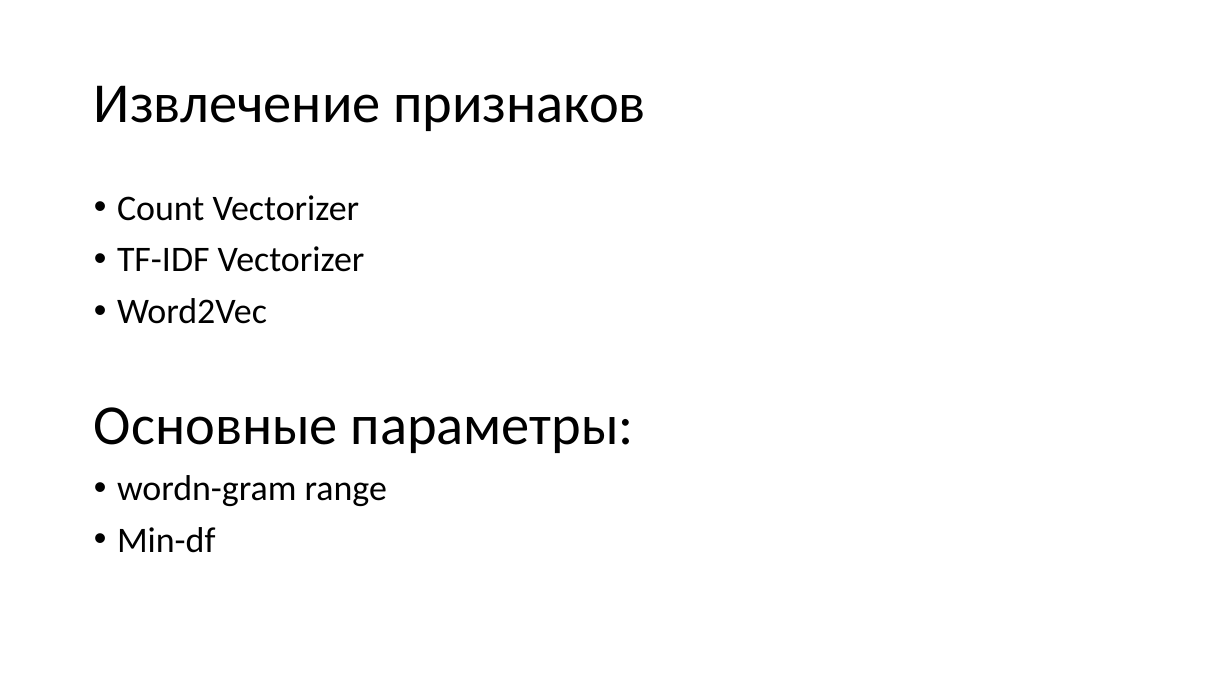
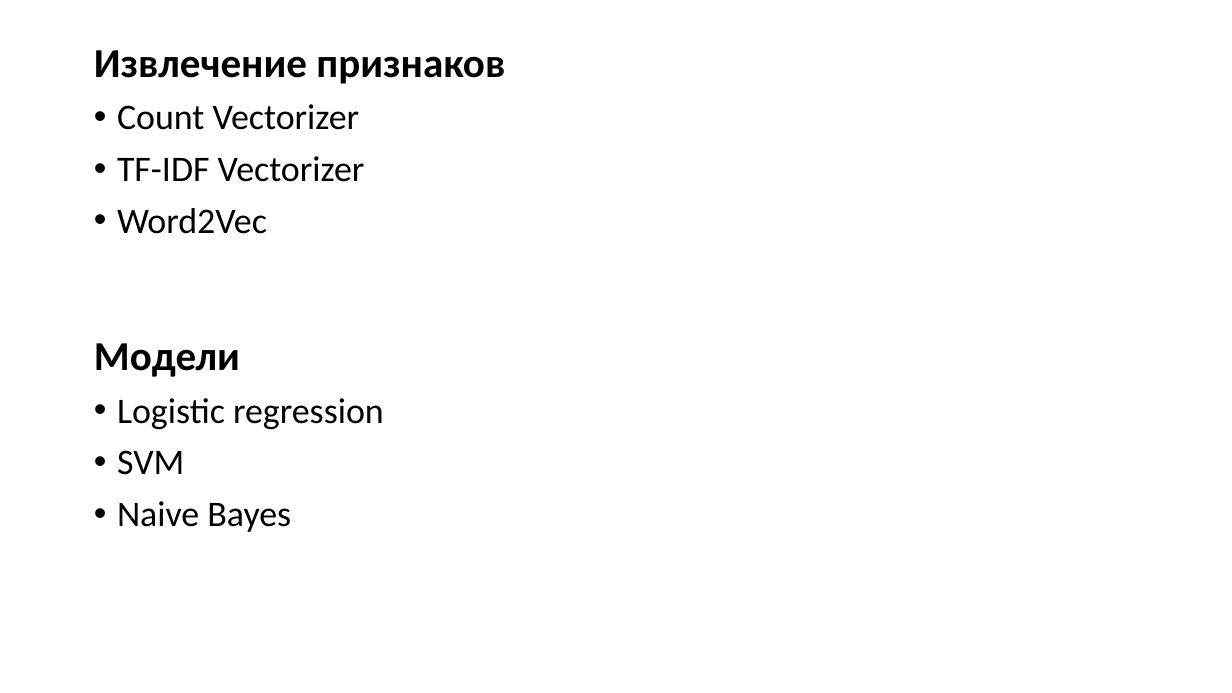
Before and after one commit to LoskutovAnton/Tweets-Sentiment-Analysis, a slide deck: slide 4 of twiton.pptx. Drawn at 1232x693 pixels with LibreOffice and Linux fonts; fonts in the diff are those of the drawing; background and template pictures are left out. Boxes give left, top, right and bottom in pixels: in the first picture for what was removed or moved away, otherwise in the second. Text is boxed around its words. In the diff, an @@ line names an element or a change of style, - is before the commit and + after.

```diff
--- a/twiton.pptx
+++ b/twiton.pptx
@@ text "Извлечение признаков": place and size @@
-text "Извлечение признаков" at box(94, 195, 634, 553)
+text "Извлечение признаков" at box(94, 50, 505, 532)
@@ text at box(94, 50, 505, 84): paragraph added @@
+Извлечение признаков
@@ title removed at box(94, 85, 646, 131) @@
-Извлечение признаков
@@ text at box(94, 343, 384, 532): text changed @@
-Основные параметры:
-• wordn-gram range
-• Min-df
+Модели
+• Logistic regression
+• SVM
+• Naive Bayes
```
Also in this commit, not shown: 6 other slides changed, 8 slides added, 6 slides removed, 1 other file.
